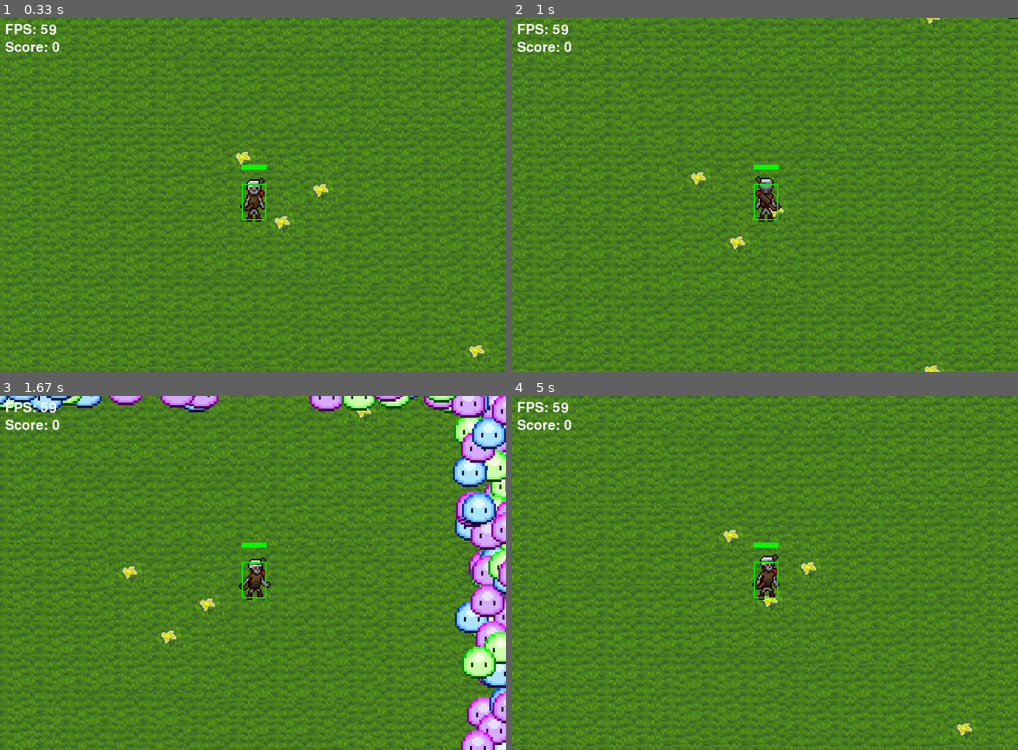
Above: before the commit, frames 1-4 (two rows, left to right).
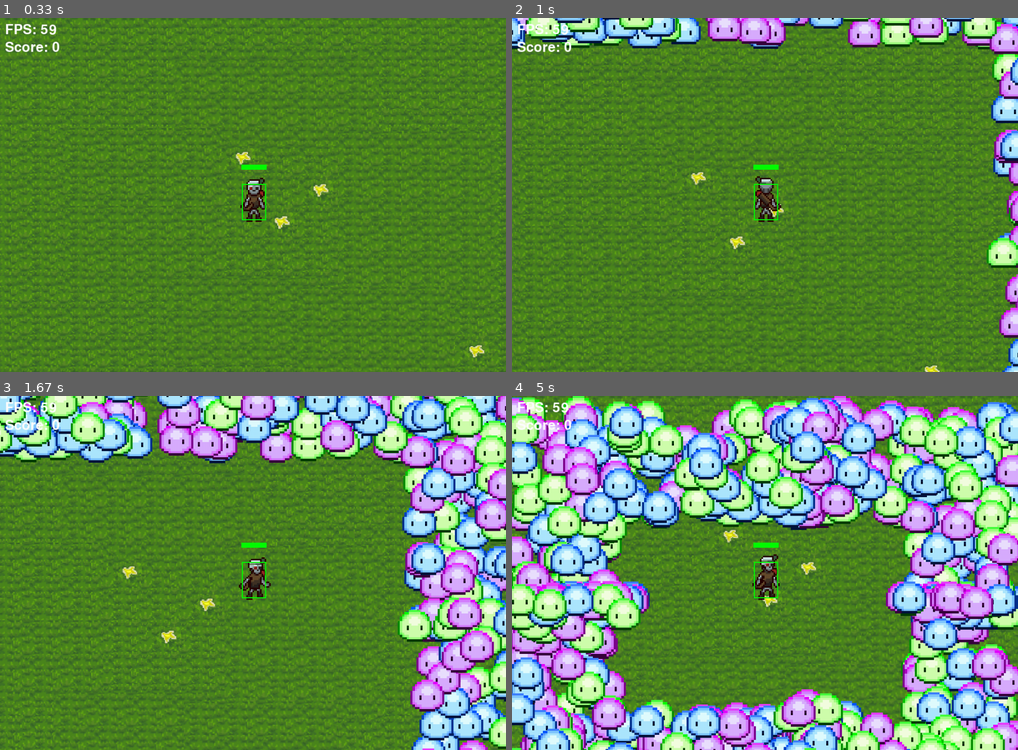
Above: after the commit, the same moments.

Repository: Axlzs/Pygame-project
Game: pygame game, started from entry.py
The game is run twice, just before and just after one commit, with the same random seed, the same clock (stepped at 60 frames per second) and the same inputs.
Inputs:
- Up to frame 1 (0.33 s): no input
- Up to frame 2 (1 s): hold D 0.33-0.8 s; hold W from 0.83 s (still down); tap Space at 0.9 s
- Up to frame 3 (1.67 s): release W at 1.13 s; hold D 1.17-1.63 s; tap Space at 1.23, 1.53 s
- Up to frame 4 (5 s): hold A 1.67-2.2 s; tap Space at 1.73, 2.03, 2.3, 2.63, 2.93, 3.07, 3.47, 3.77, 4.13, 4.53, 4.83 s; hold S 2.23-2.53 s; hold A 2.57-2.97 s; hold W 3-3.37 s; hold D 3.4-4.03 s; hold S 4.07-4.43 s; hold A 4.47-4.93 s; hold D from 4.97 s (still down)

Frame 1 is identical in both runs. In frame 2, 9.7% of the frame differs, in the area x 0-100%, y 0-100%; in frame 3, 32%; in frame 4, 67%.

Commit message:
i am on a winning streak
enemies now pathfind to player, this ilustrares a bigger problem - those stupid things like to form a strict line to a player just ruining the gameplay

Diff:
--- a/entry.py
+++ b/entry.py
@@ -551,6 +551,29 @@
     score_text = font.render(f"Score: {int(score)}", True, WHITE)
     screen.blit(fps_text, (10, 10))
     screen.blit(score_text, (10, 45))
+
+def innit_enemy_pathfinding(enemy_x, enemy_y, player, speed_linear, speed_diagonal):
+    # Adjust speed based on linear or diagonal movement
+    if ((enemy_x > player.x) or (enemy_x < player.x)) and ((enemy_y > player.y) or (enemy_y < player.y)):
+        speed = speed_diagonal  # Reduce speed for diagonal movement
+    else:
+        speed = speed_linear
+
+    if player.x > enemy_x:
+        enemy_x += speed / 2
+    if player.x < enemy_x:
+        enemy_x -= speed / 2
+    if player.y > enemy_y:
+        enemy_y += speed / 2
+    if player.y < enemy_y:
+        enemy_y -= speed / 2
+
+    return enemy_x, enemy_y
+
+def find_player(enemies, player, speed_linear, speed_diagonal):
+    for enemy in enemies:
+        enemy.rect.x, enemy.rect.y = innit_enemy_pathfinding(enemy.rect.x, enemy.rect.y, player, speed_linear, speed_diagonal)
+
 
 def handle_arrows_R(player_arrows_R, action):
     global arrow_R
@@ -706,6 +729,8 @@
     for _ in range(1000):
         enemy_type = random.choice(list(ENEMY_IMAGES.keys()))
         enemy = Enemy(enemy_type, player)
+        enemy_x = enemy.rect.x
+        enemy_y = enemy.rect.y
         enemies.add(enemy)
 
 
@@ -732,8 +757,8 @@
         handle_events()
         handle_arrows_all(player_arrows_R, player_arrows_L, player_arrows_UP, action)
         update_animation()
+        find_player(enemies, player, speed_linear, speed_diagonal)
         move_icon()
-        #handle_enemy_collision(enemy1, enemy2, enemy3)
         handle_health_pickups()
         calculate_camera_offset()
         draw_elements(player_arrows_R, player_arrows_L, player_arrows_UP, player_arrows_DOWN, enemies)
--- a/gyatggt.py
+++ b/gyatggt.py
@@ -66,7 +66,6 @@
             self.image_index = (self.image_index + 1) % len(self.images)
             self.image = self.images[self.image_index]
             self.last_animation_time = current_time
-
 # # Create player
 # player = pygame.sprite.Sprite()
 # player.image = pygame.Surface((32, 32))
